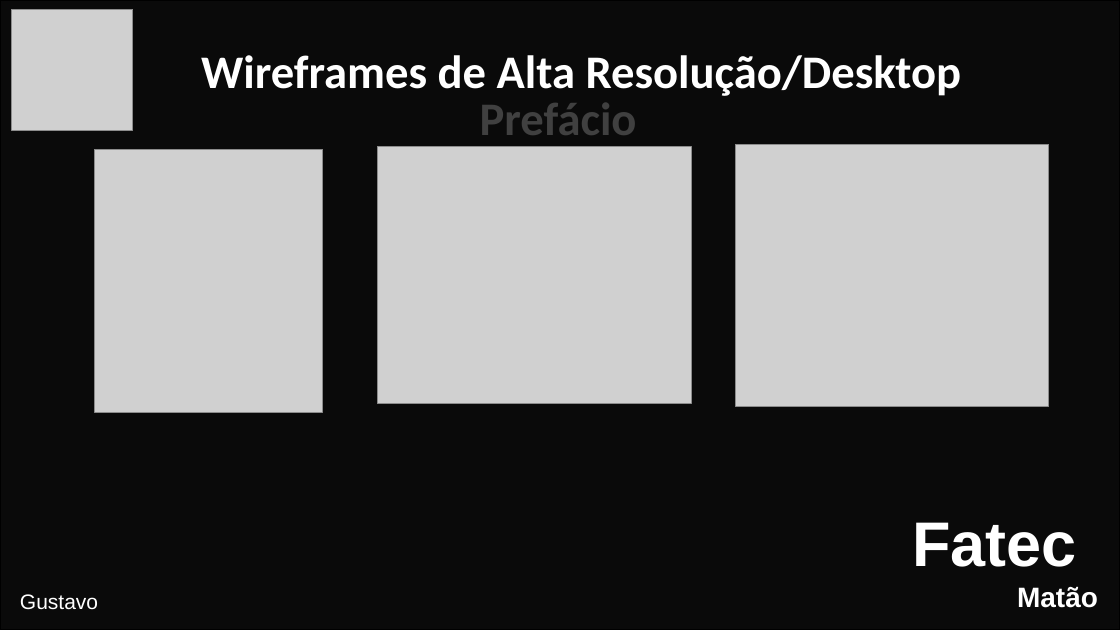
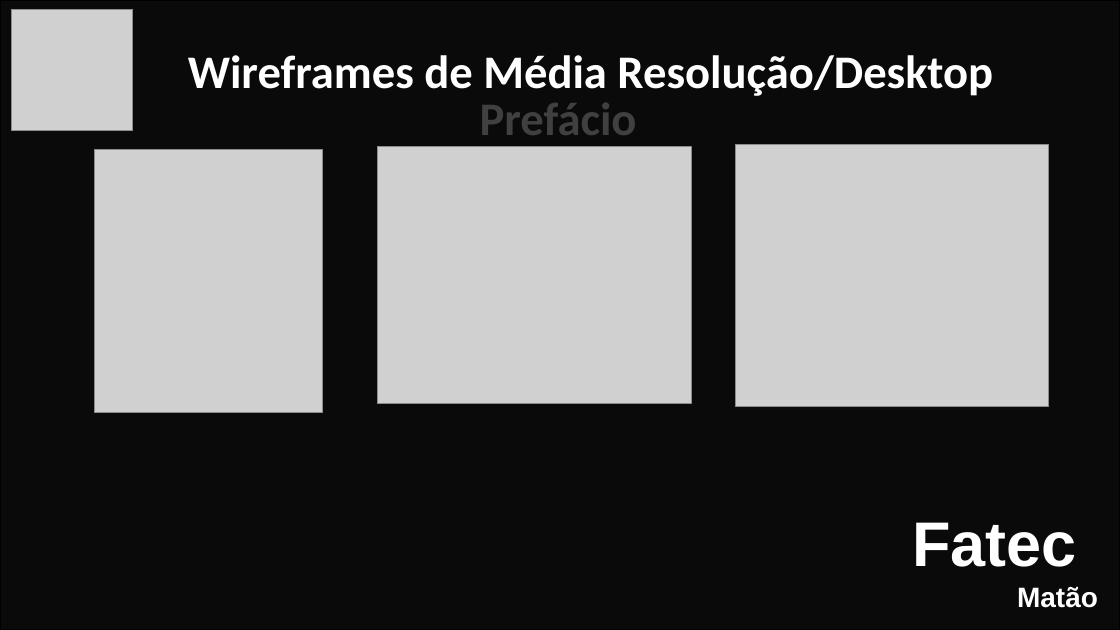
Before and after one commit to Interdisciplinary-Project/Documents, a slide deck: slide 15 of Apresentação-Projeto 13-06.pptx (slide 10 before the commit). Drawn at 1120x630 pixels with LibreOffice and Linux fonts; fonts in the diff are those of the drawing; grey boxes stand for pictures; background and template pictures are left out; a plain dark background stands for a picture behind light text. Boxes give left, top, right and bottom in pixels: in the first picture for what was removed or moved away, otherwise in the second. Text is boxed around its words. In the diff, an @@ line names an element or a change of style, - is before the commit and + after.

```diff
--- a/Apresentação-Projeto 13-06.pptx
+++ b/Apresentação-Projeto 13-06.pptx
@@ text at [188, 55, 993, 96]: text changed @@
-Wireframes de Alta Resolução/Desktop
+Wireframes de Média Resolução/Desktop
@@ text removed at [20, 594, 98, 610] @@
-Gustavo
```
Also in this commit, not shown: 8 other slides changed, 7 slides added.
